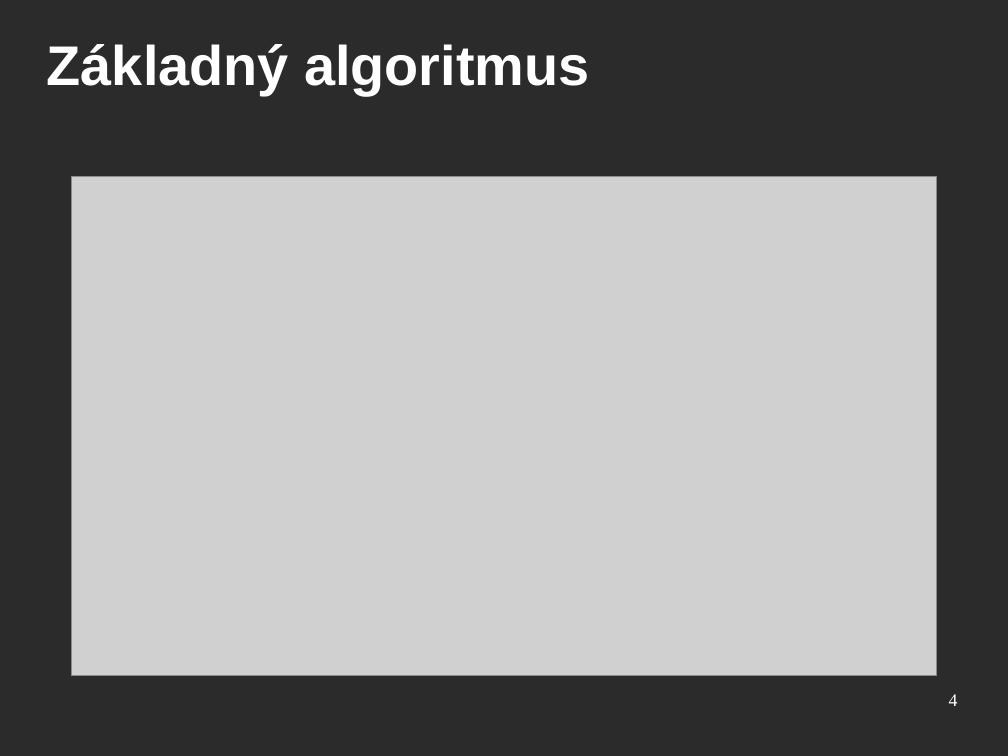
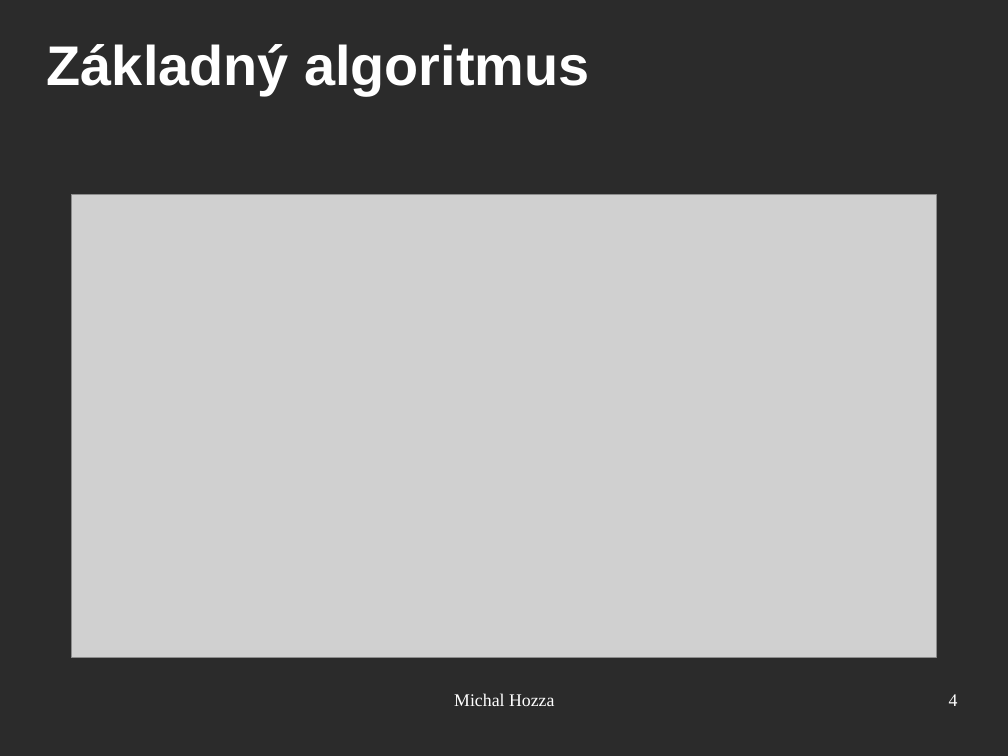
Before and after one commit to mhozza/HandControl_BachelorThesis, a slide deck: slide 4 of prezentacia/handcontrol.odp. Drawn at 1008x756 pixels with LibreOffice and Linux fonts; fonts in the diff are those of the drawing; grey boxes stand for pictures; background and template pictures are left out; a plain dark background stands for a picture behind light text. Boxes give left, top, right and bottom in pixels: in the first picture for what was removed or moved away, otherwise in the second. Text is boxed around its words. In the diff, an @@ line names an element or a change of style, - is before the commit and + after.

```diff
--- a/prezentacia/handcontrol.odp
+++ b/prezentacia/handcontrol.odp
@@ picture resized from (x1=72, y1=177, x2=937, y2=676) to (x1=71, y1=195, x2=936, y2=659) @@
@@ text added at (x1=454, y1=693, x2=554, y2=706), 14 pt, text #FFFFFF @@
+Michal Hozza
```
Also in this commit, not shown: 8 other slides changed, 4 slides added, 2 slides removed, 7 other files.
